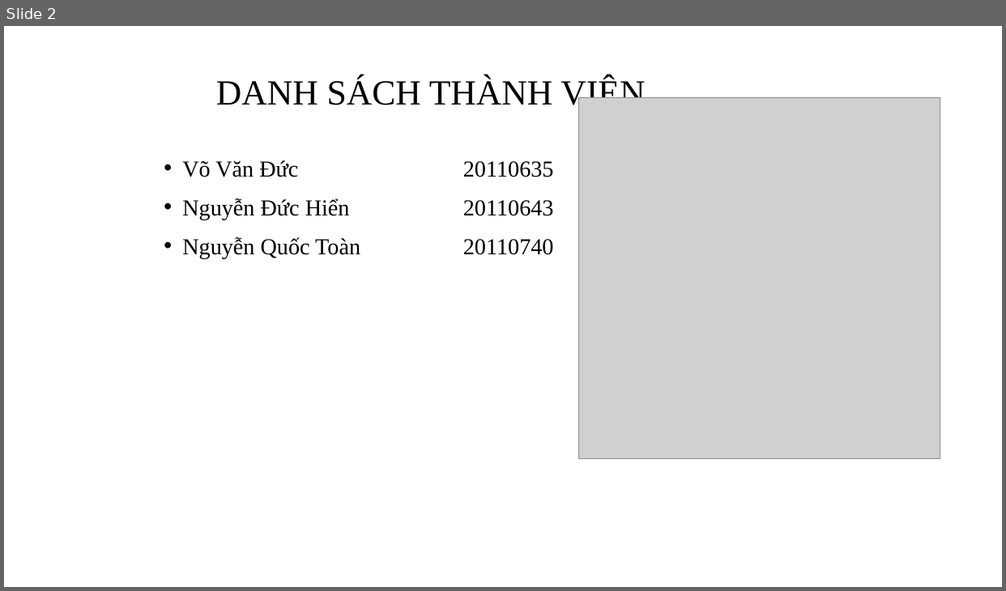
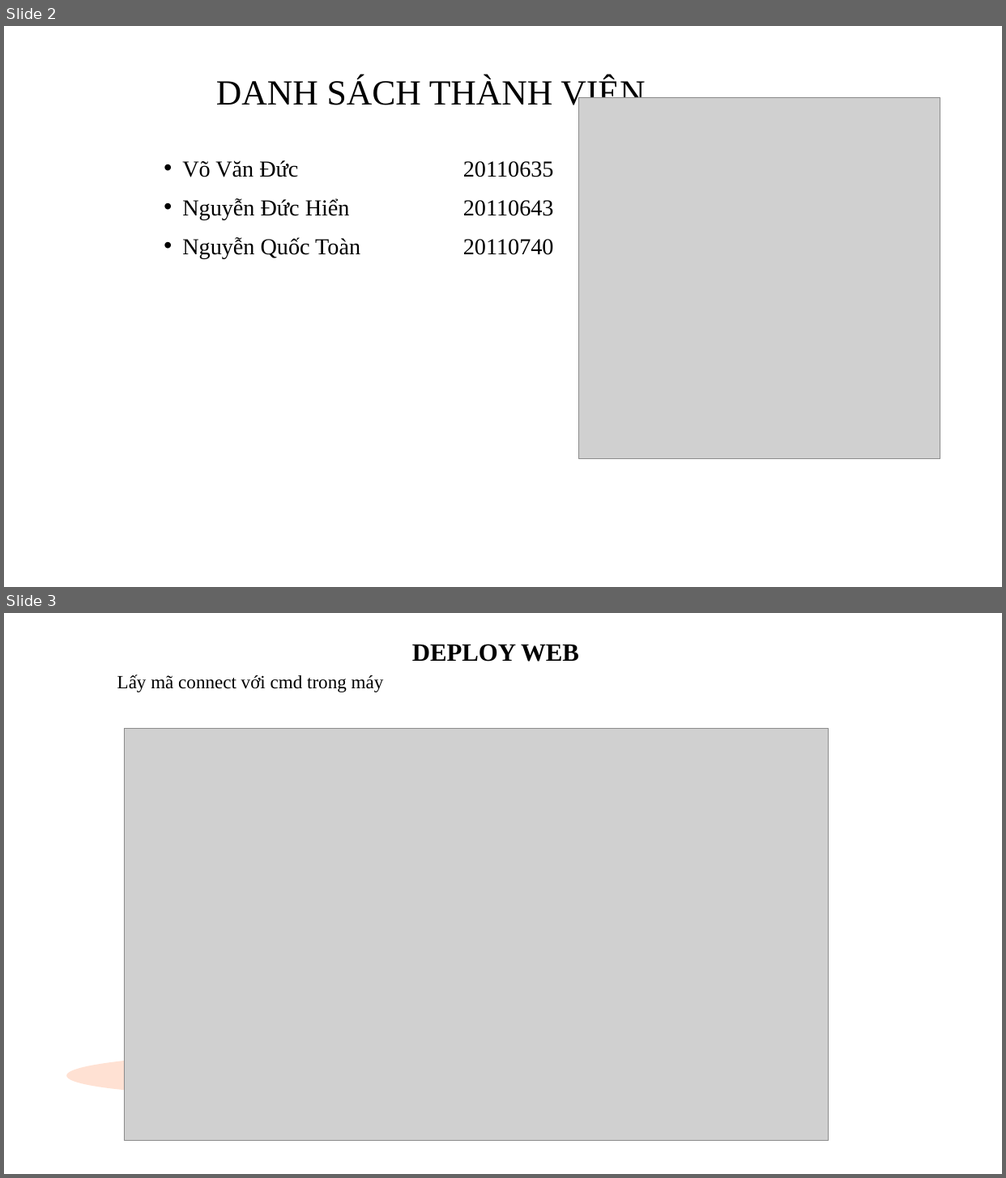
Before and after one commit to DucHienIT/ProjectCloudComputing-RemoteDockerController, a slide deck: Nhom2_thuyetTrinhVideoNhomTruoc.pptx. Shown one above the other, each under a label of ours: slide 2 before the commit, slides 2 and 3 after it. The pictures are 1006x591 and 1006x1178 pixels, drawn with LibreOffice and Linux fonts; fonts in the diff are those of the drawing; grey boxes stand for pictures. Boxes give left, top, right and bottom in pixels: in the first picture for what was removed or moved away, otherwise in the second. Text is boxed around its words. In the diff, an @@ line names an element or a change of style, - is before the commit and + after.

```diff
--- a/Nhom2_thuyetTrinhVideoNhomTruoc.pptx
+++ b/Nhom2_thuyetTrinhVideoNhomTruoc.pptx
@@ slide 3 added at (4,613,1002,1174), background #FFFFFF @@
@@ subtitle added at (412,644,579,662), 24 pt, text #000000, bold @@
+DEPLOY WEB
@@ text added at (117,675,384,692), 18 pt, text #000000 @@
+Lấy mã connect với cmd trong máy
@@ picture added at (125,728,829,1142) @@
@@ freeform shape added at (50,1054,454,1097), fill #FFB088 at 37% opacity @@
```
Also in this commit, not shown: 10 other slides added, 10 slides removed.
